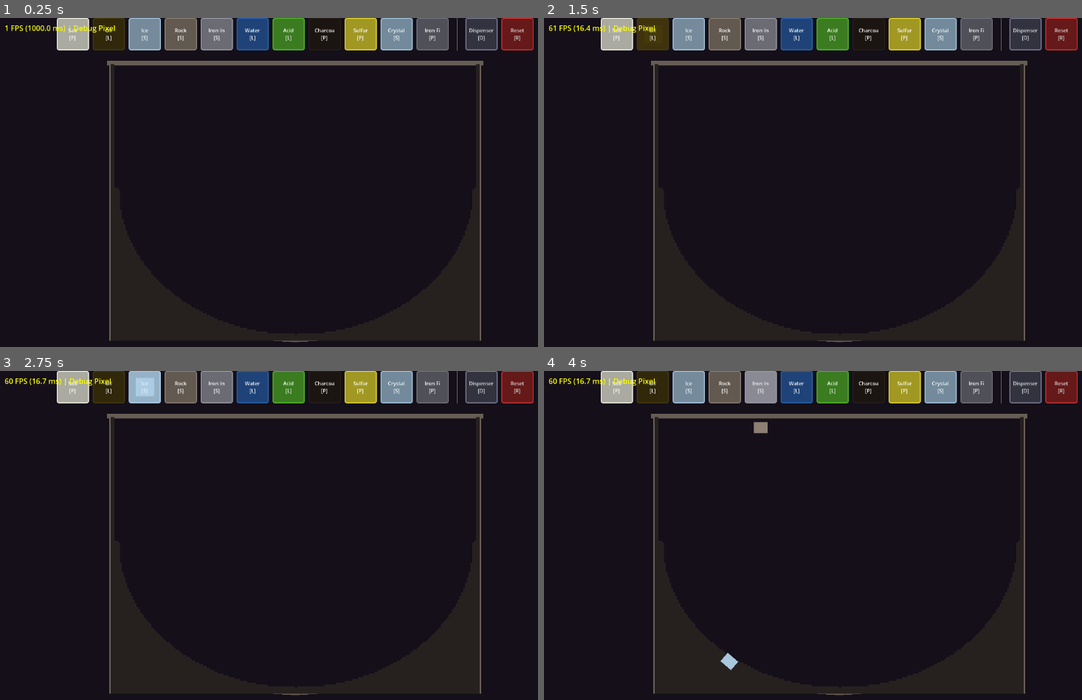
Above: before the commit, frames 1-4 (two rows, left to right).
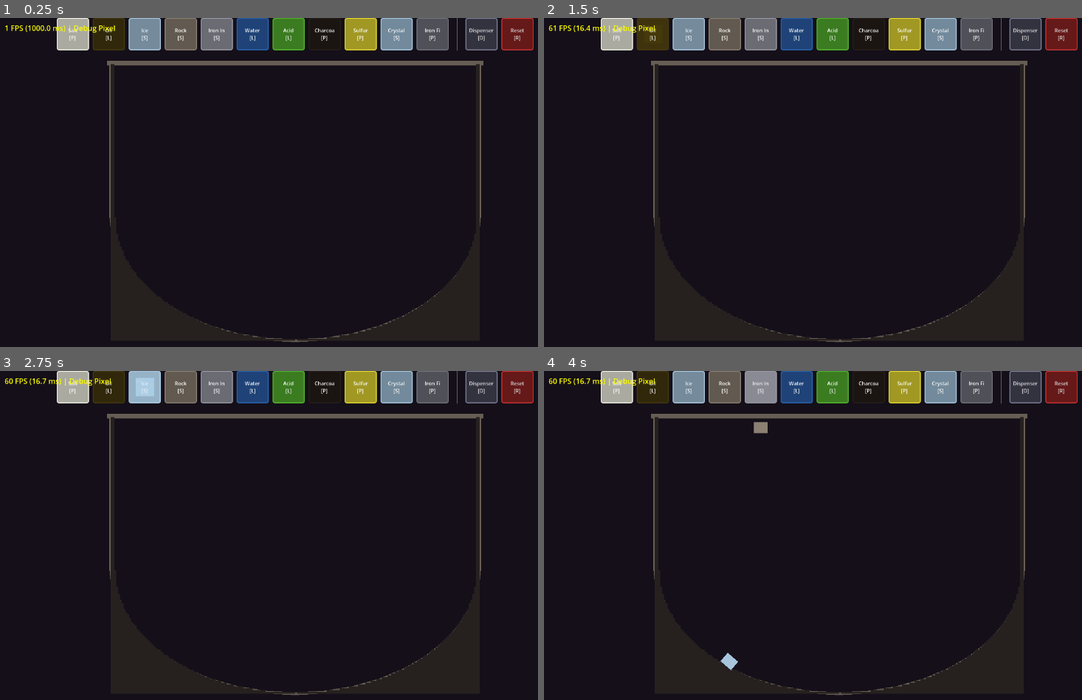
Above: after the commit, the same moments.

Repository: zholobov/alchemy-proto
Game: Godot game, scene res://src/main.tscn
The game is run twice, just before and just after one commit, with the same random seed, the same clock (stepped at 60 frames per second) and the same inputs.
Inputs:
- Up to frame 1 (0.25 s): no input
- Up to frame 2 (1.5 s): click "Salt [P]" at 0.5 s; click "Oil [L]" at 1.25 s
- Up to frame 3 (2.75 s): click "Ice [S]" at 2 s
- Up to frame 4 (4 s): click "Rock [S]" at 2.75 s; click "Iron In [S]" at 3.5 s

The runs differ from the first frame. In frame 1, 0.3% of the frame differs, in the area x 20-90%, y 60-99%; in frame 2, 0.3%; in frame 3, 0.3%; in frame 4, 0.3%.
Error in both runs: Cannot call method 'buffer_update' on a null value. (res://src/simulation/gpu_simulation.gd:248)

Commit message:
fix: single source of truth for oval shape — grid, collision, and drawing now match

Diff:
--- a/src/receptacle/receptacle.gd
+++ b/src/receptacle/receptacle.gd
@@ -18,17 +18,31 @@
 var rigid_body_mgr: RigidBodyMgr
 var gpu_sim: GpuSimulation
 
+## Canonical oval parameters in pixel space — single source of truth.
+## All three systems (grid boundary, collision, drawing) derive from these.
+var _oval_cx_px: float
+var _oval_cy_px: float
+var _oval_rx_px: float
+var _oval_ry_px: float
+
 
 func _ready() -> void:
-	# Create the particle grid.
+	var w_px := float(GRID_WIDTH * CELL_SIZE)
+	var h_px := float(GRID_HEIGHT * CELL_SIZE)
+
+	# Define oval once in pixel space.
+	_oval_cx_px = w_px / 2.0
+	_oval_cy_px = h_px * 0.55  # Center of oval curve.
+	_oval_rx_px = w_px / 2.0
+	_oval_ry_px = h_px * 0.45
+
+	# Create the particle grid with boundary derived from the canonical oval.
 	grid = ParticleGrid.new(GRID_WIDTH, GRID_HEIGHT)
-	# Set up oval boundary for rounded bottom.
-	# Oval center is at the middle-bottom area of the grid.
-	var cx: int = floori(GRID_WIDTH / 2.0)
-	var cy: int = floori(GRID_HEIGHT * 0.45)  # Oval starts below midpoint.
-	var rx: int = floori(GRID_WIDTH / 2.0) - 4  # Horizontal radius, with wall margin.
-	var ry := GRID_HEIGHT - cy - 4  # Vertical radius to bottom.
-	grid.set_boundary_oval(cx, cy, rx, ry)
+	var cx_grid: int = floori(_oval_cx_px / float(CELL_SIZE))
+	var cy_grid: int = floori(_oval_cy_px / float(CELL_SIZE))
+	var rx_grid: int = floori(_oval_rx_px / float(CELL_SIZE)) - 2  # wall_margin used by set_boundary_oval
+	var ry_grid: int = floori(_oval_ry_px / float(CELL_SIZE))
+	grid.set_boundary_oval(cx_grid, cy_grid, rx_grid, ry_grid)
 
 	# Create GPU simulation.
 	gpu_sim = GpuSimulation.new()
@@ -42,44 +56,36 @@
 	rigid_body_mgr = RigidBodyMgr.new()
 	add_child(rigid_body_mgr)
 
-	# Create static collision walls for rigid bodies.
-	# Uses a polygon that follows the oval boundary shape.
+	# Create collision walls using the same canonical oval.
 	var walls := StaticBody2D.new()
 	add_child(walls)
-
-	var w_px := float(GRID_WIDTH * CELL_SIZE)
-	var h_px := float(GRID_HEIGHT * CELL_SIZE)
 	var wall_thick := 10.0
 
-	# Oval bottom parameters (must match _draw()).
-	var cx_px := w_px / 2.0
-	var cy_px := h_px - h_px * 0.45
-	var rx_px := w_px / 2.0
-	var ry_px := h_px * 0.45
-
-	# Left wall — extends from top down to where the oval starts on the left side.
+	# Left wall — extends from top to where oval starts.
 	var left_col := CollisionShape2D.new()
 	var left_shape := RectangleShape2D.new()
-	left_shape.size = Vector2(wall_thick, cy_px)
+	left_shape.size = Vector2(wall_thick, _oval_cy_px)
 	left_col.shape = left_shape
-	left_col.position = Vector2(-wall_thick / 2.0, cy_px / 2.0)
+	left_col.position = Vector2(-wall_thick / 2.0, _oval_cy_px / 2.0)
 	walls.add_child(left_col)
 
-	# Right wall — same height, aligned to right edge.
+	# Right wall.
 	var right_col := CollisionShape2D.new()
 	var right_shape := RectangleShape2D.new()
-	right_shape.size = Vector2(wall_thick, cy_px)
+	right_shape.size = Vector2(wall_thick, _oval_cy_px)
 	right_col.shape = right_shape
-	right_col.position = Vector2(w_px + wall_thick / 2.0, cy_px / 2.0)
+	right_col.position = Vector2(w_px + wall_thick / 2.0, _oval_cy_px / 2.0)
 	walls.add_child(right_col)
+
+	# Oval bottom segments — same parameters as _draw() uses.
 	var segments := 20
 	for i in range(segments):
 		var t1 := float(i) / segments
 		var t2 := float(i + 1) / segments
 		var angle1 := t1 * PI
 		var angle2 := t2 * PI
-		var p1 := Vector2(cx_px - cos(angle1) * rx_px, cy_px + sin(angle1) * ry_px)
-		var p2 := Vector2(cx_px - cos(angle2) * rx_px, cy_px + sin(angle2) * ry_px)
+		var p1 := Vector2(_oval_cx_px - cos(angle1) * _oval_rx_px, _oval_cy_px + sin(angle1) * _oval_ry_px)
+		var p2 := Vector2(_oval_cx_px - cos(angle2) * _oval_rx_px, _oval_cy_px + sin(angle2) * _oval_ry_px)
 
 		var seg_col := CollisionShape2D.new()
 		var seg_shape := SegmentShape2D.new()
@@ -109,29 +115,24 @@
 
 
 func _draw() -> void:
-	# Draw receptacle outline (stone rim).
+	# Draw receptacle outline using the same canonical oval parameters.
 	var w := GRID_WIDTH * CELL_SIZE
-	var h := GRID_HEIGHT * CELL_SIZE
 	var rim_color := Color(0.4, 0.37, 0.33, 1.0)
 	var rim_width := 6.0
 
 	# Left wall.
-	draw_line(Vector2(0, 0), Vector2(0, h), rim_color, rim_width)
+	draw_line(Vector2(0, 0), Vector2(0, _oval_cy_px), rim_color, rim_width)
 	# Right wall.
-	draw_line(Vector2(w, 0), Vector2(w, h), rim_color, rim_width)
-	# Bottom curve — approximate with line segments.
+	draw_line(Vector2(w, 0), Vector2(w, _oval_cy_px), rim_color, rim_width)
+	# Bottom curve — same oval as collision and grid boundary.
 	var segments := 20
 	for i in range(segments):
 		var t1 := float(i) / segments
 		var t2 := float(i + 1) / segments
 		var angle1 := t1 * PI
 		var angle2 := t2 * PI
-		var cx_screen := w / 2.0
-		var rx_screen := w / 2.0
-		var ry_screen := h * 0.45
-		var cy_screen := h - ry_screen
-		var p1 := Vector2(cx_screen - cos(angle1) * rx_screen, cy_screen + sin(angle1) * ry_screen)
-		var p2 := Vector2(cx_screen - cos(angle2) * rx_screen, cy_screen + sin(angle2) * ry_screen)
+		var p1 := Vector2(_oval_cx_px - cos(angle1) * _oval_rx_px, _oval_cy_px + sin(angle1) * _oval_ry_px)
+		var p2 := Vector2(_oval_cx_px - cos(angle2) * _oval_rx_px, _oval_cy_px + sin(angle2) * _oval_ry_px)
 		draw_line(p1, p2, rim_color, rim_width)
 
 	# Rim at top.
